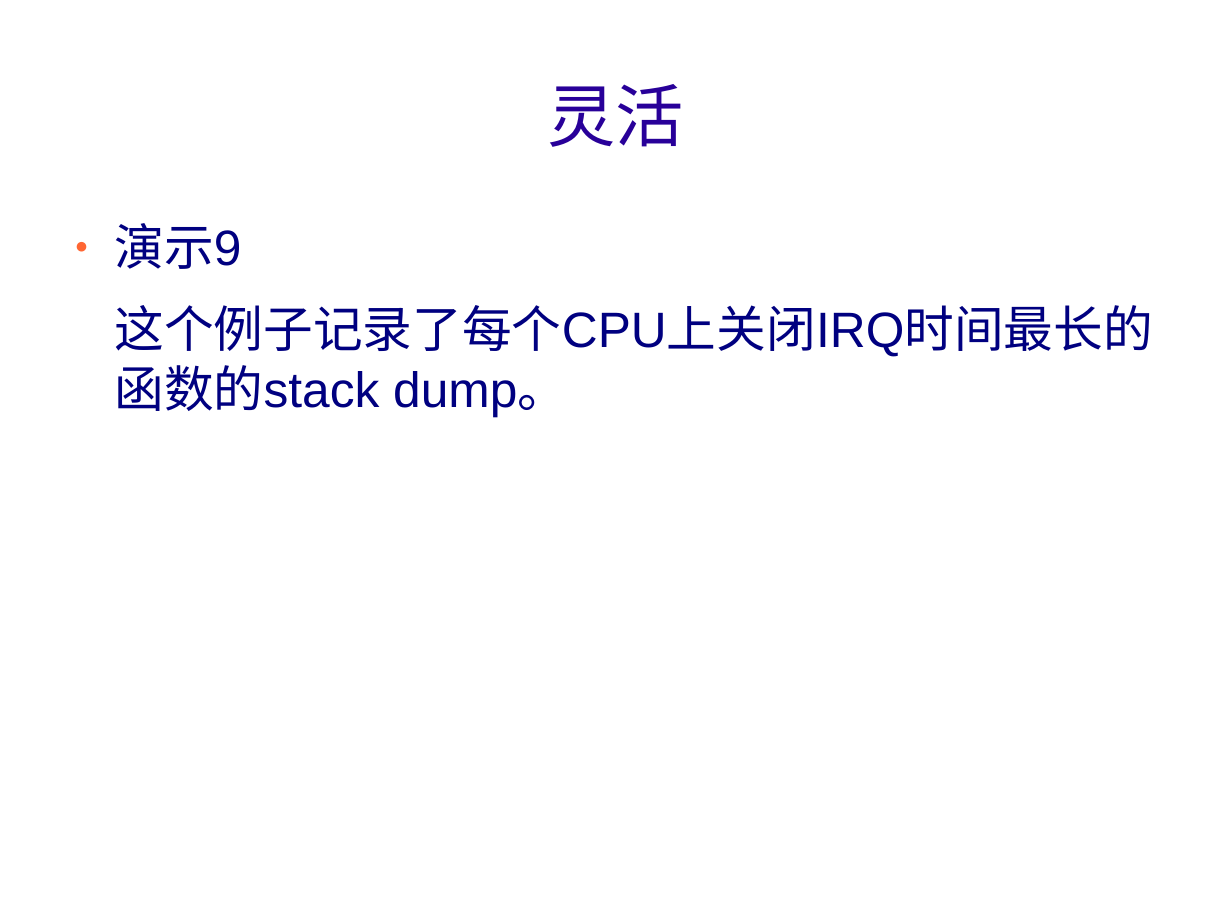
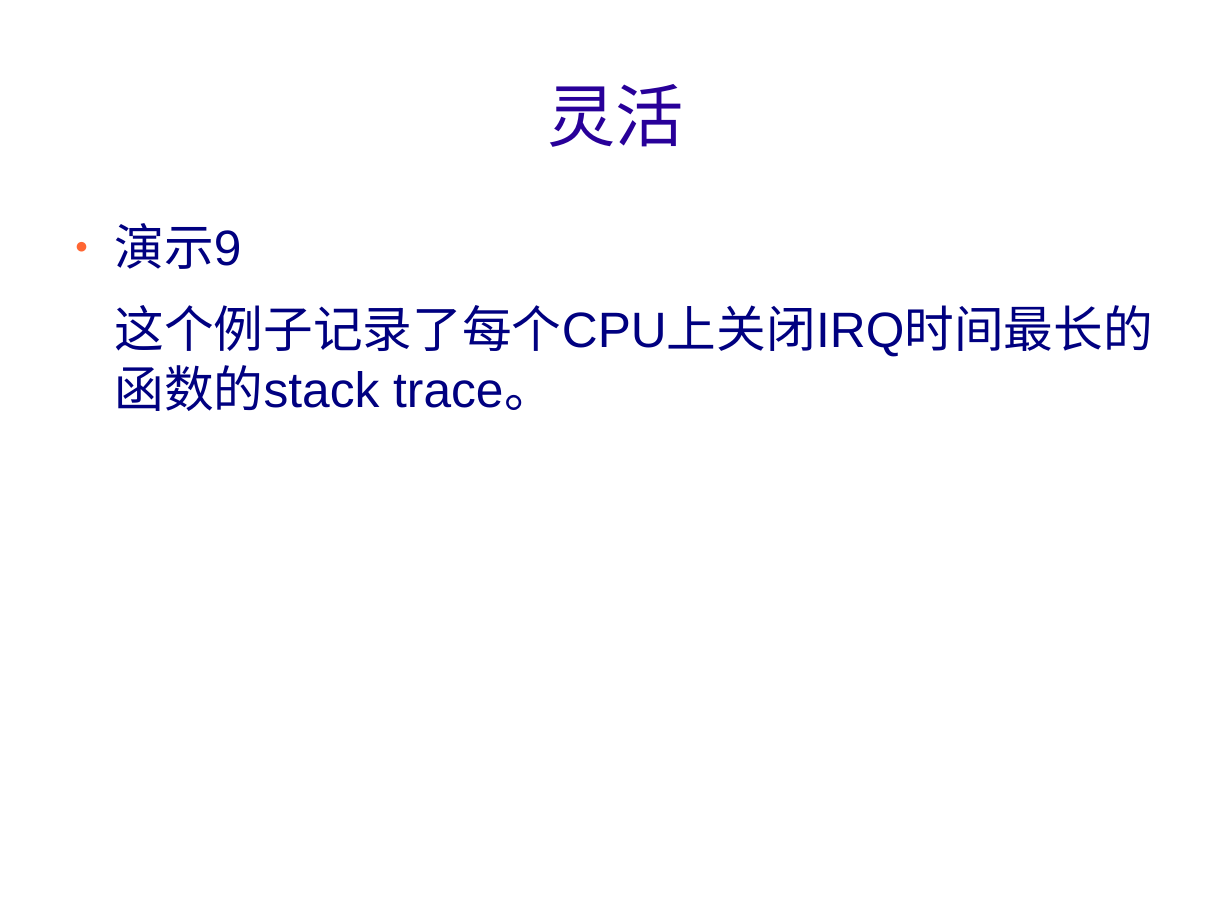
Before and after one commit to teawater/kgtp-misc, a slide deck: slide 15 of show/introduce/kgtpcn.odp. Drawn at 1232x924 pixels with LibreOffice and Linux fonts; fonts in the diff are those of the drawing; background and template pictures are left out. Boxes give left, top, right and bottom in pixels: in the first picture for what was removed or moved away, otherwise in the second. Text is boxed around its words. In the diff, an @@ line names an element or a change of style, - is before the commit and + after.

```diff
--- a/show/introduce/kgtpcn.odp
+++ b/show/introduce/kgtpcn.odp
@@ text at box(114, 305, 1153, 410): text changed @@
-这个例子记录了每个CPU上关闭IRQ时间最长的函数的stack dump。
+这个例子记录了每个CPU上关闭IRQ时间最长的函数的stack trace。
```
Also in this commit, not shown: 9 other slides changed, 1 slide added.
